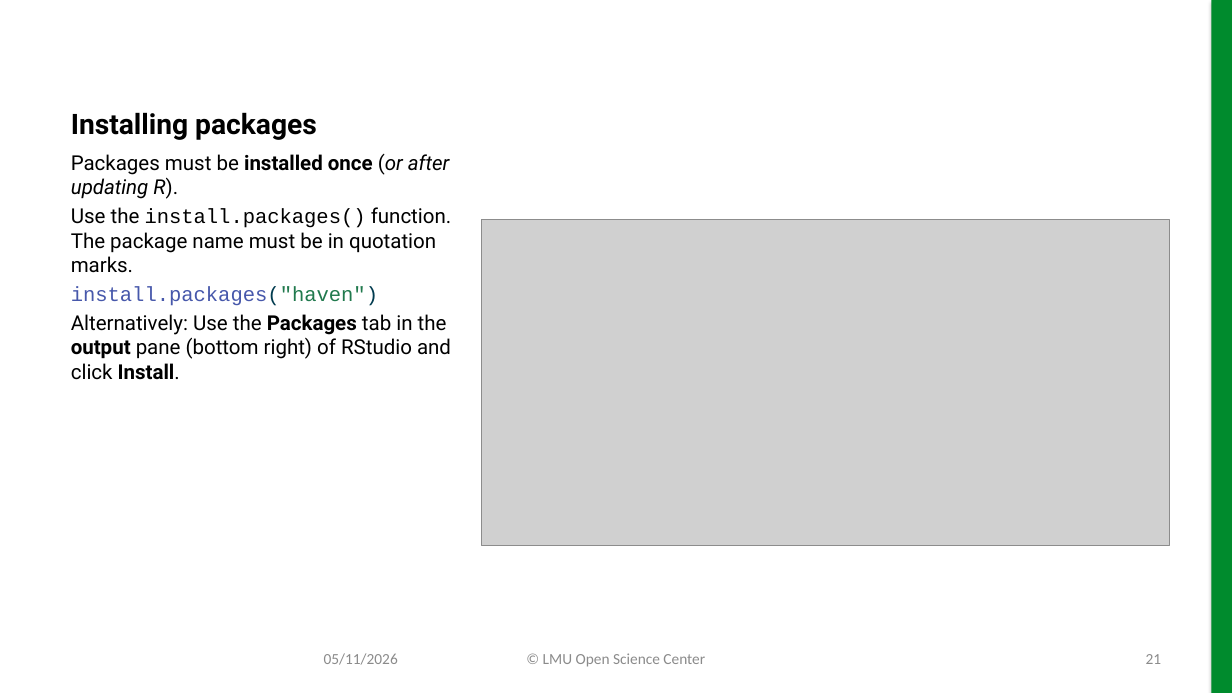
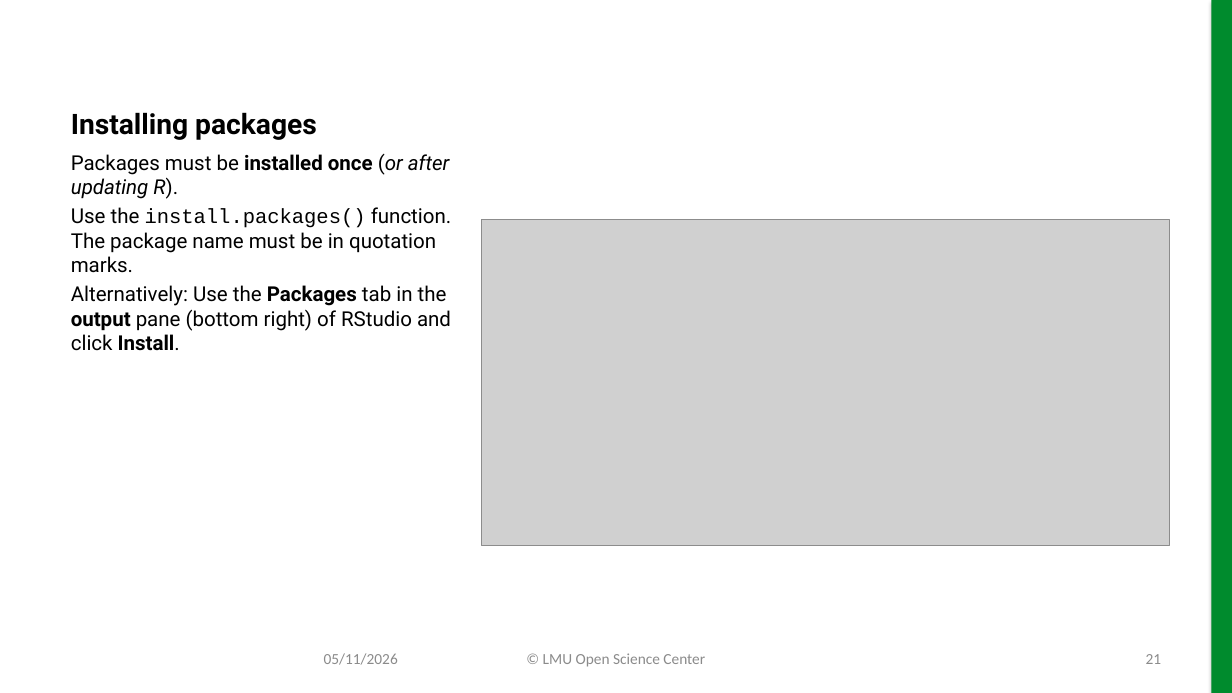
Before and after one commit to lmu-osc/slides-r-part-II, a slide deck: slide 21 of slides-r-part-II.pptx. Drawn at 1232x693 pixels with LibreOffice and Linux fonts; fonts in the diff are those of the drawing; grey boxes stand for pictures; background and template pictures are left out. Boxes give left, top, right and bottom in pixels: in the first picture for what was removed or moved away, otherwise in the second. Text is boxed around its words. In the diff, an @@ line names an element or a change of style, - is before the commit and + after.

```diff
--- a/slides-r-part-II.pptx
+++ b/slides-r-part-II.pptx
@@ text at (71, 286, 378, 306): paragraph removed @@
-install.packages("haven")
```
Also in this commit, not shown: 10 other slides changed, 34 other files.
